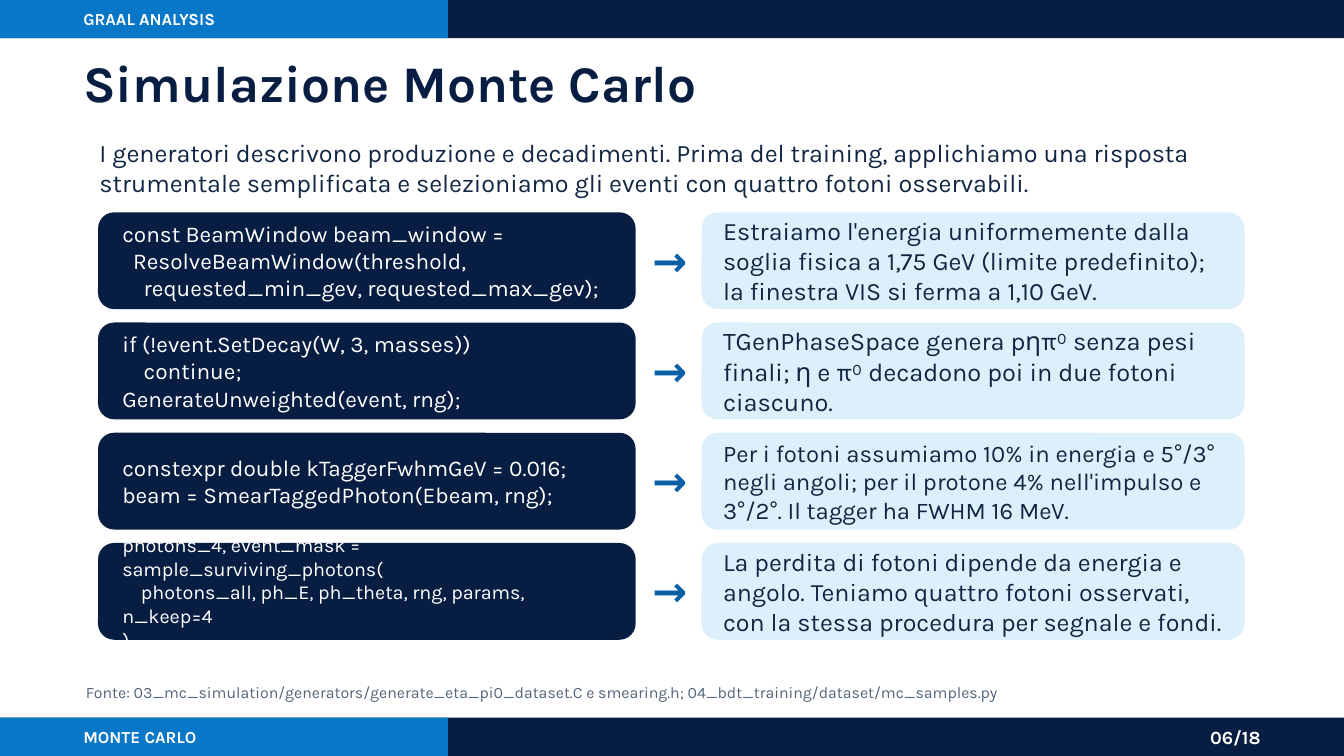
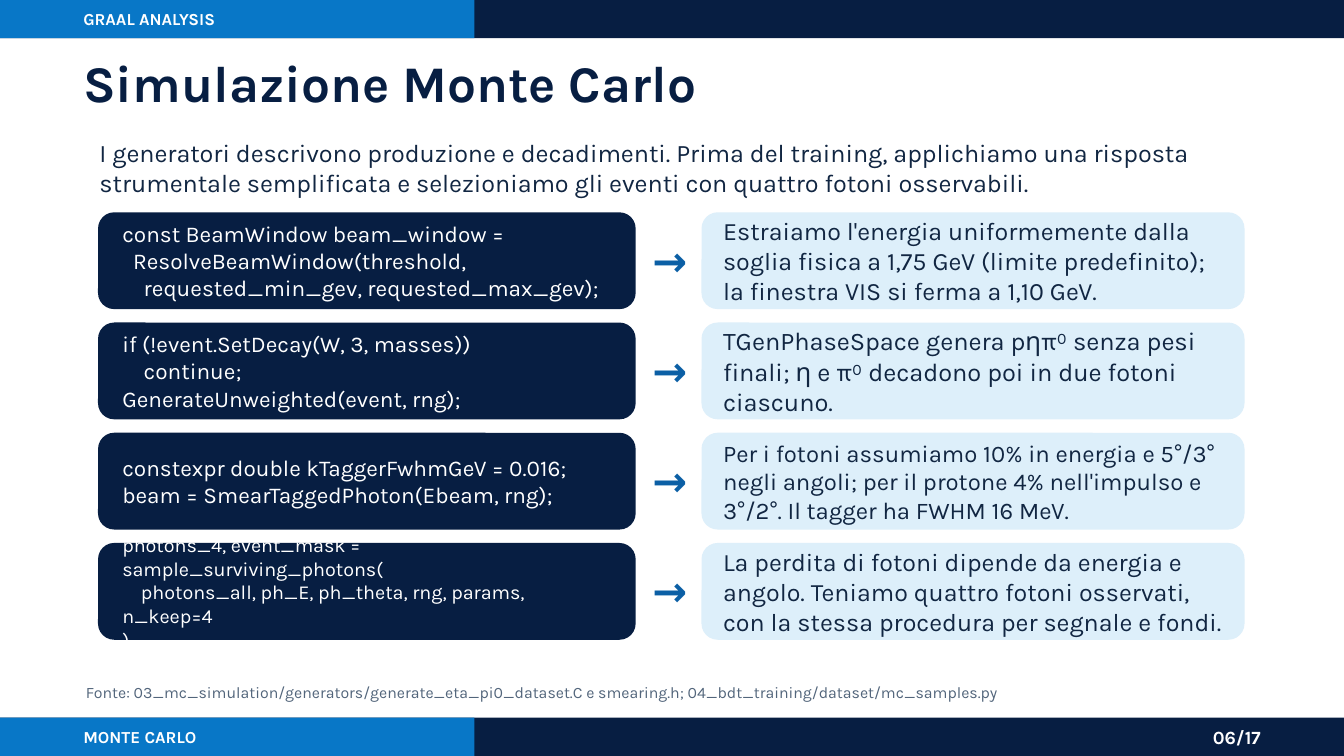
Before and after one commit to AntoninoFulci/GRAAL_Analysis, a slide deck: slide 6 of presentations/graal_analysis_framework_asimmetrie.pptx. Drawn at 1344x756 pixels with LibreOffice and Linux fonts; fonts in the diff are those of the drawing. Boxes give left, top, right and bottom in pixels: in the first picture for what was removed or moved away, otherwise in the second. Text is boxed around its words. In the diff, an @@ line names an element or a change of style, - is before the commit and + after.

```diff
--- a/presentations/graal_analysis_framework_asimmetrie.pptx
+++ b/presentations/graal_analysis_framework_asimmetrie.pptx
@@ rectangle: place and size @@
-rectangle at box(0, 0, 448, 38)
+rectangle at box(0, 0, 474, 38)
@@ rectangle: place and size @@
-rectangle at box(0, 718, 448, 755)
+rectangle at box(0, 718, 474, 755)
@@ text at box(1213, 730, 1261, 746): text changed @@
-06/18
+06/17
```
Also in this commit, not shown: 14 other slides changed, 2 slides added, 3 slides removed, 9 other files.
